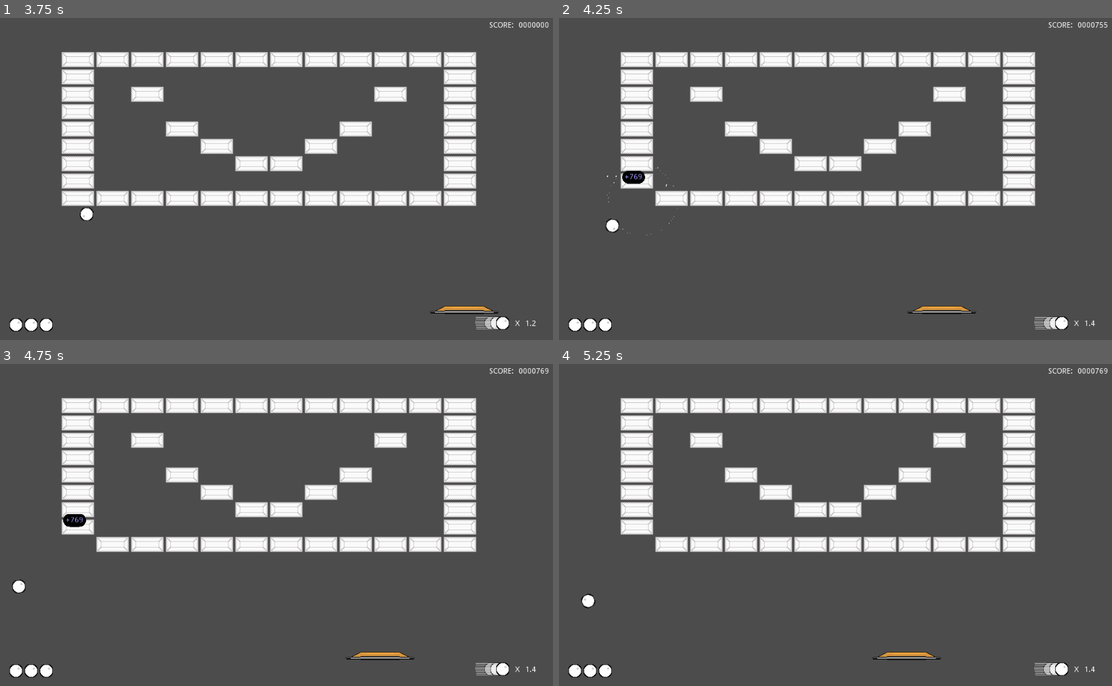
Above: before the commit, frames 1-4 (two rows, left to right).
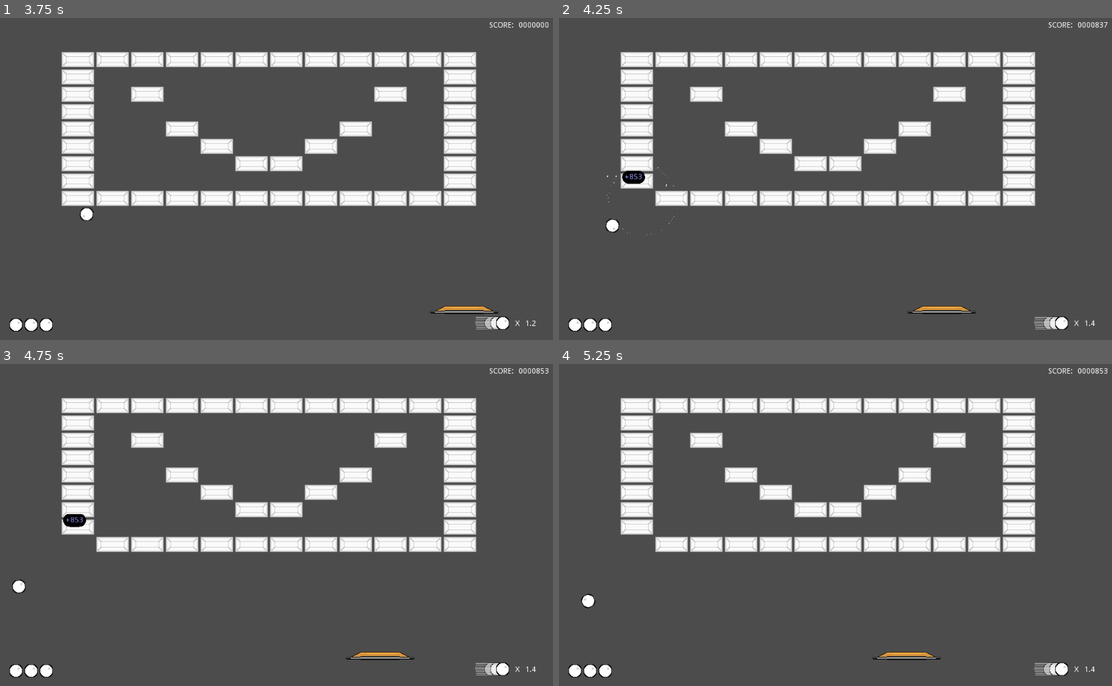
Above: after the commit, the same moments.

Repository: Anatolij-Grigorjev/Breakout4Godot
Game: Godot game, scene res://BreakoutGame.tscn
The game is run twice, just before and just after one commit, with the same random seed, the same clock (stepped at 60 frames per second) and the same inputs.
Inputs (mouse positions are in pixels of both pictures, inside the frame that each line leads up to):
- Up to frame 1 (3.75 s): tap Enter (ui_accept) at 0.5, 0.77 s; move the mouse to (398, 159) at 0.52 s; hold Right (ui_right) 0.53-1.25 s; tap Alt at 0.6 s; click (398, 159) at 0.67 s; drag from (165, 195) to (248, 243) at 1.27 s; move the mouse to (331, 104) at 2.02 s; hold Right (ui_right) 2.03-2.75 s; tap Shift at 2.1 s; drag from (248, 243) to (110, 127) at 2.77 s; move the mouse to (442, 227) at 3.52 s; hold Left (ui_left) from 3.53 s (still down); tap Ctrl at 3.6 s
- Up to frame 2 (4.25 s): keep holding Left (ui_left); tap Enter (ui_accept) at 3.77 s
- Up to frame 3 (4.75 s): release Left (ui_left) at 4.25 s; drag from (110, 473) to (193, 441) at 4.27 s
- Up to frame 4 (5.25 s): move the mouse to (863, 521) at 5.02 s; hold Left (ui_left) from 5.03 s (still down); tap Alt at 5.1 s; click (863, 521) at 5.17 s

Frame 1 is identical in both runs. In frame 2, less than 0.1% of the frame differs, in the area x 12-100%, y 1-51%; in frame 3, less than 0.1%; in frame 4, less than 0.1%.

Commit message:
reduce brick points diff

Diff:
--- a/game/BreakoutGame.gd
+++ b/game/BreakoutGame.gd
@@ -51,7 +51,7 @@
 
 
 func _get_points_for_brick_type(_type: int) -> int:
-	return int(rand_range(500, 1000))
+	return int(rand_range(800, 900))
 
 
 func _on_bricksmap_cleared(cleared_bricks: int):
